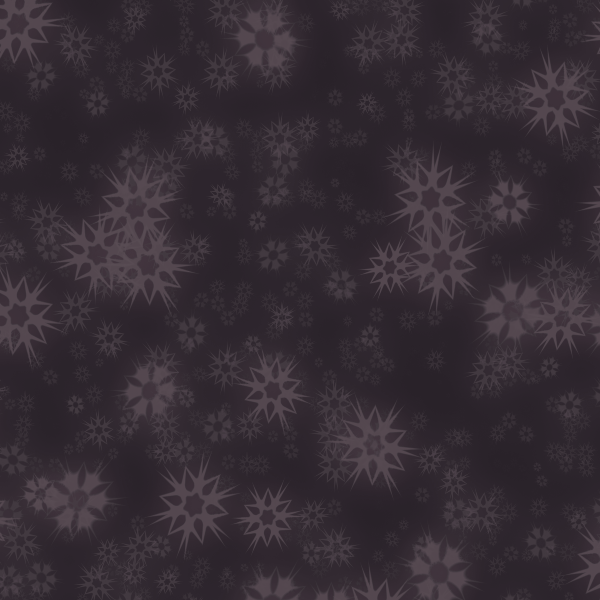
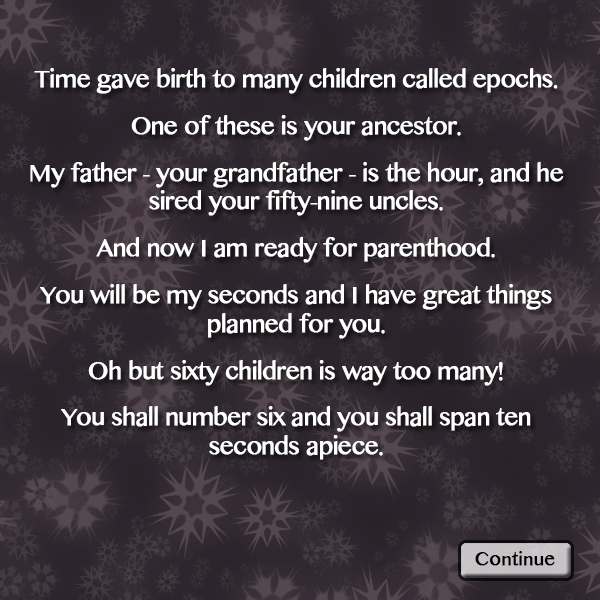
The second w=600, h=600 image is a revision of the first. Changes to its layers:
showed "Time gave birth to many children called epochs. One of these is" over [30, 68, 564, 460]
showed "Continue" over [475, 551, 555, 566]
showed "Button BG" over [461, 543, 571, 578]
